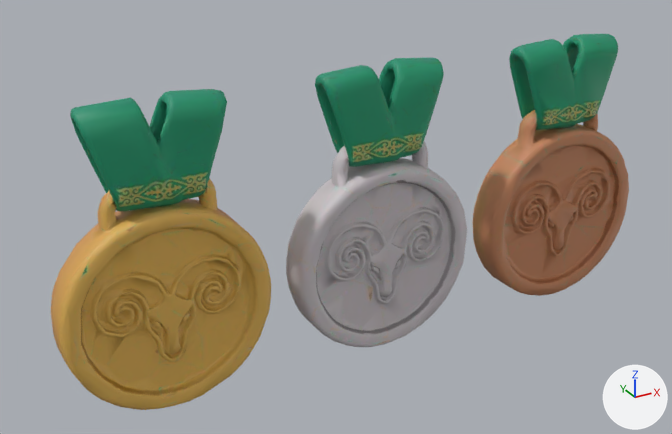
What one commit did to the glTF model qq/c3d/medals.glb.
Before and after are seen from a camera (50 mm lens) standing at (-1.309, -2.116, 1.044) and looking at (-0.119, 0.047, -0.038). Arrows for +X, +Y and +Z are at lower right; the lights stay in place. The older version comes first.

The scene before the commit, as lines of its bpy script (objects in view):
```python
me_bronze = bpy.data.meshes.new('bronze')
me_bronze.from_pydata(...)  # 2007 vertices, 4025 faces; spans x -0.68..0.68, y -0.14..0.14, z -1.0..1.0
me_bronze.materials.append(mat_material_0)  # picture img_image_0
me_gold = bpy.data.meshes.new('gold')
me_gold.from_pydata(...)  # 1928 vertices, 3873 faces; spans x -0.67..0.67, y -0.14..0.14, z -1.0..1.0
me_gold.materials.append(mat_material_0)  # picture img_image_0
me_silver = bpy.data.meshes.new('silver')
me_silver.from_pydata(...)  # 2036 vertices, 4094 faces; spans x -0.66..0.66, y -0.14..0.14, z -1.0..1.0
me_silver.materials.append(mat_material_0)  # picture img_image_0
ob_bronze = bpy.data.objects.new('bronze', me_bronze)
ob_bronze.location = (0.66, 0.0, -0.018)
ob_bronze.scale = (0.427, 0.427, 0.427)
ob_gold = bpy.data.objects.new('gold', me_gold)
ob_gold.location = (-0.66, 0.001, -0.018)
ob_gold.scale = (0.429, 0.429, 0.429)
ob_silver = bpy.data.objects.new('silver', me_silver)
ob_silver.location = (-0.001, 0.002, -0.019)
ob_silver.scale = (0.432, 0.432, 0.432)
```
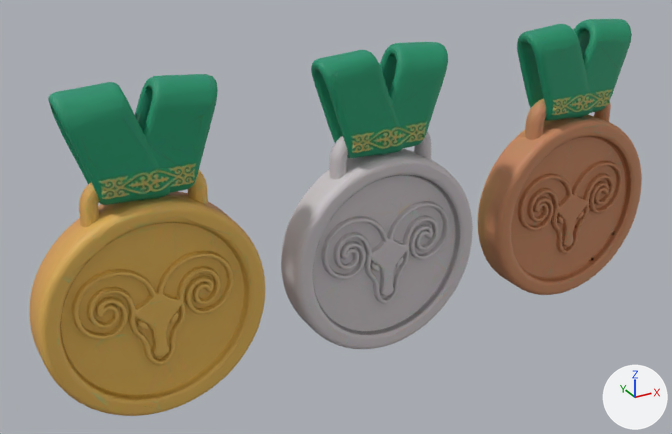
What differs and where, as boxes [x1, y1, x2, y2] in the pictures (672 x 434 px):
'gold', moved, rescaled (7% wider, 7% taller)
    before: [51, 89, 271, 410]
    after: [30, 74, 265, 416]
'silver', moved, rescaled (6% wider, 6% taller)
    before: [286, 58, 467, 347]
    after: [281, 42, 473, 349]
'bronze', moved, rescaled
    before: [472, 34, 629, 296]
    after: [478, 19, 642, 295]

Diff of the bpy script that builds the scene:
```diff
--- a/qq/c3d/medals.glb.py
+++ b/qq/c3d/medals.glb.py
@@ ob_gold @@
 ob_gold = bpy.data.objects.new('gold', me_gold)
-ob_gold.location = (-0.66, 0.001, -0.018)
-ob_gold.scale = (0.429, 0.429, 0.429)
+ob_gold.location = (-0.696, -0.001, 0.002)
+ob_gold.scale = (0.452, 0.452, 0.452)
@@ ob_silver @@
 ob_silver = bpy.data.objects.new('silver', me_silver)
-ob_silver.location = (-0.001, 0.002, -0.019)
-ob_silver.scale = (0.432, 0.432, 0.432)
+ob_silver.location = (0.0, 0.0, 0.0)
+ob_silver.scale = (0.455, 0.455, 0.455)
@@ ob_bronze @@
 ob_bronze = bpy.data.objects.new('bronze', me_bronze)
-ob_bronze.location = (0.66, 0.0, -0.018)
-ob_bronze.scale = (0.427, 0.427, 0.427)
+ob_bronze.location = (0.696, -0.001, 0.001)
+ob_bronze.scale = (0.451, 0.451, 0.451)
```
